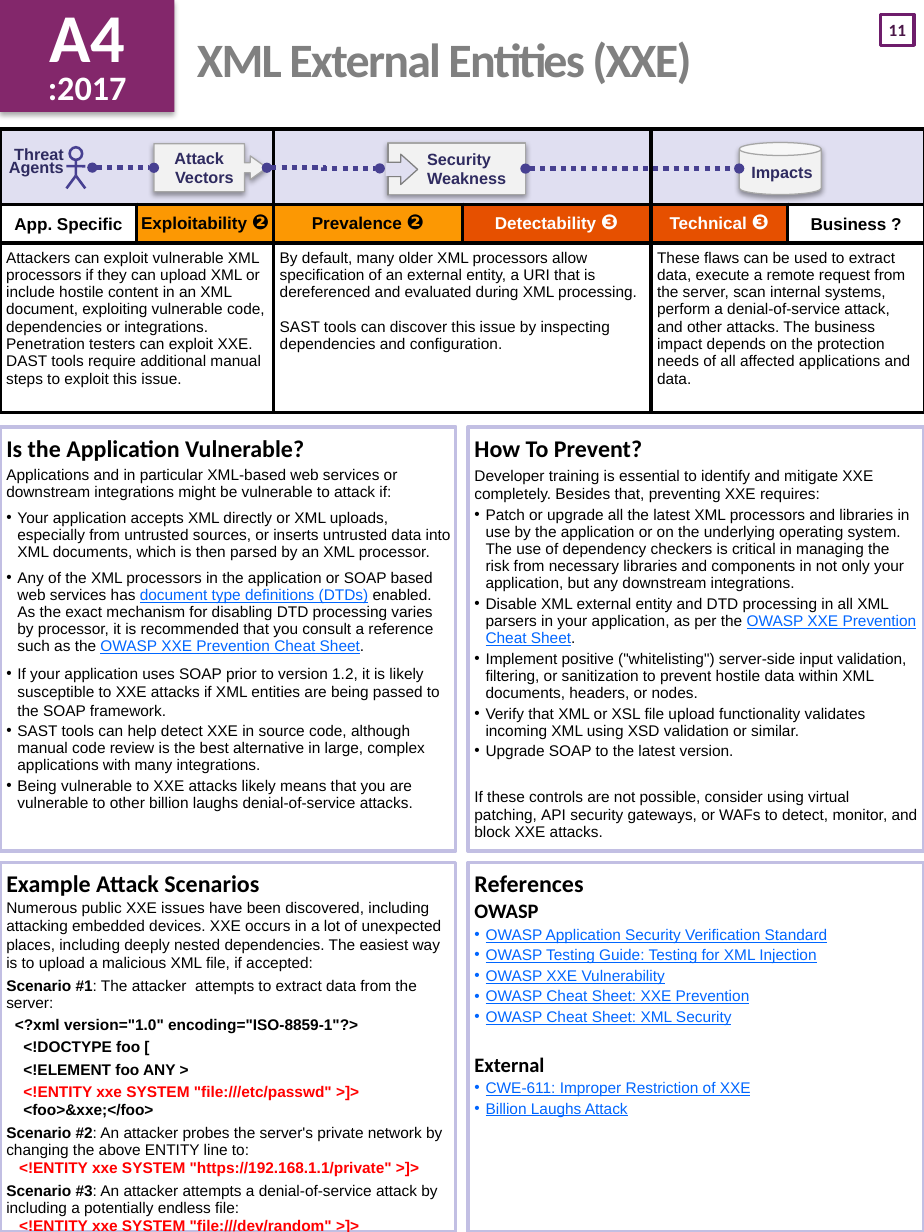
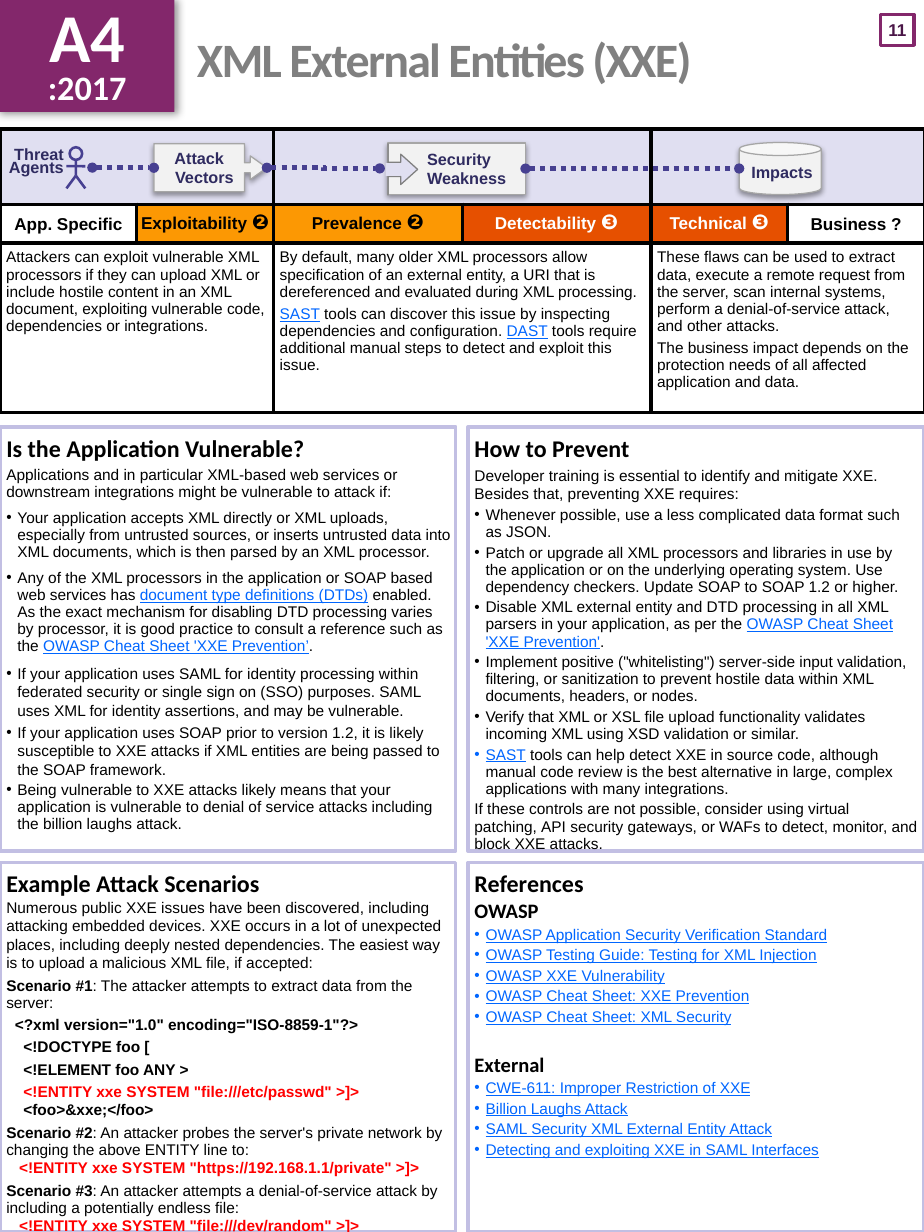
Before and after one commit to OWASP/Top10, a slide deck: slide 12 of 2017/OWASP Top 10 2017 GM (en).pptx. Drawn at 924x1232 pixels with LibreOffice and Linux fonts; fonts in the diff are those of the drawing. Boxes give left, top, right and bottom in pixels: in the first picture for what was removed or moved away, otherwise in the second. Text is boxed around its words. In the diff, an @@ line names an element or a change of style, - is before the commit and + after.

Commit message:
OWASP Top 10 2017 Golden Master
Regenerate final Golden Master docx, PDF, html, upload latest PPTX, etc.
General tidy up of Markdown.

```diff
--- a/2017/OWASP Top 10 2017 GM (en).pptx
+++ b/2017/OWASP Top 10 2017 GM (en).pptx
@@ text "A4" at box(0, 0, 175, 112): shadow on @@
@@ page number at box(881, 15, 915, 46): font Calibri to Arial; outline #6D1D6B 2 pt to #83276B 2 pt @@
@@ table at box(0, 129, 924, 413) @@
-row 3: Attackers can exploit vulnerable XML processors if they can upload XML or include hostile content in an XML document, exploiting vulnerable code, dependencies or integrations. Penetration testers can exploit XXE. DAST tools require additional manual steps to exploit this issue. |  | By default, many older XML processors allow specification of an external entity, a URI that is dereferenced and evaluated during XML processing. / SAST tools can discover this issue by inspecting dependencies and configuration. |  | These flaws can be used to extract data, execute a remote request from the server, scan internal systems, perform a denial-of-service attack, and other attacks. The business impact depends on the protection needs of all affected applications and data. | 
+row 3: Attackers can exploit vulnerable XML processors if they can upload XML or include hostile content in an XML document, exploiting vulnerable code, dependencies or integrations. |  | By default, many older XML processors allow specification of an external entity, a URI that is dereferenced and evaluated during XML processing. / SAST tools can discover this issue by inspecting dependencies and configuration. DAST tools require additional manual steps to detect and exploit this issue. |  | These flaws can be used to extract data, execute a remote request from the server, scan internal systems, perform a denial-of-service attack, and other attacks. / The business impact depends on the protection needs of all affected application and data. | 
@@ text at box(474, 441, 900, 649): text changed @@
-How To Prevent?
-Developer training is essential to identify and mitigate XXE completely. Besides that, preventing XXE requires:
-• Patch or upgrade all the latest XML processors and libraries in use by the application or on the underlying operating system. The use of dependency checkers is critical in managing the risk from necessary libraries and components in not only your application, but any downstream integrations.
-• Disable XML external entity and DTD processing in all XML parsers in your application, as per the OWASP XXE Prevention Cheat Sheet.
+How to Prevent
+Developer training is essential to identify and mitigate XXE. Besides that, preventing XXE requires:
+• Whenever possible, use a less complicated data format such as JSON.
+• Patch or upgrade all XML processors and libraries in use by the application or on the underlying operating system. Use dependency checkers. Update SOAP to SOAP 1.2 or higher.
+• Disable XML external entity and DTD processing in all XML parsers in your application, as per the OWASP Cheat Sheet 'XXE Prevention'.
@@ text at box(17, 571, 443, 719): text changed @@
-• Any of the XML processors in the application or SOAP based web services has document type definitions (DTDs) enabled. As the exact mechanism for disabling DTD processing varies by processor, it is recommended that you consult a reference such as the OWASP XXE Prevention Cheat Sheet.
+• Any of the XML processors in the application or SOAP based web services has document type definitions (DTDs) enabled. As the exact mechanism for disabling DTD processing varies by processor, it is good practice to consult a reference such as the OWASP Cheat Sheet 'XXE Prevention’.
+• If your application uses SAML for identity processing within federated security or single sign on (SSO) purposes. SAML uses XML for identity assertions, and may be vulnerable.
@@ text at box(486, 748, 893, 797): text changed @@
-• Upgrade SOAP to the latest version.
+• SAST tools can help detect XXE in source code, although manual code review is the best alternative in large, complex applications with many integrations.
@@ text at box(17, 783, 433, 833): text changed @@
-• SAST tools can help detect XXE in source code, although manual code review is the best alternative in large, complex applications with many integrations.
-• Being vulnerable to XXE attacks likely means that you are vulnerable to other billion laughs denial-of-service attacks.
+• Being vulnerable to XXE attacks likely means that your application is vulnerable to denial of service attacks including the billion laughs attack.
@@ text at box(486, 1122, 819, 1158): paragraphs added @@
+• SAML Security XML External Entity Attack
+• Detecting and exploiting XXE in SAML Interfaces
```
Also in this commit, not shown: 26 other slides changed, 22 other files.
